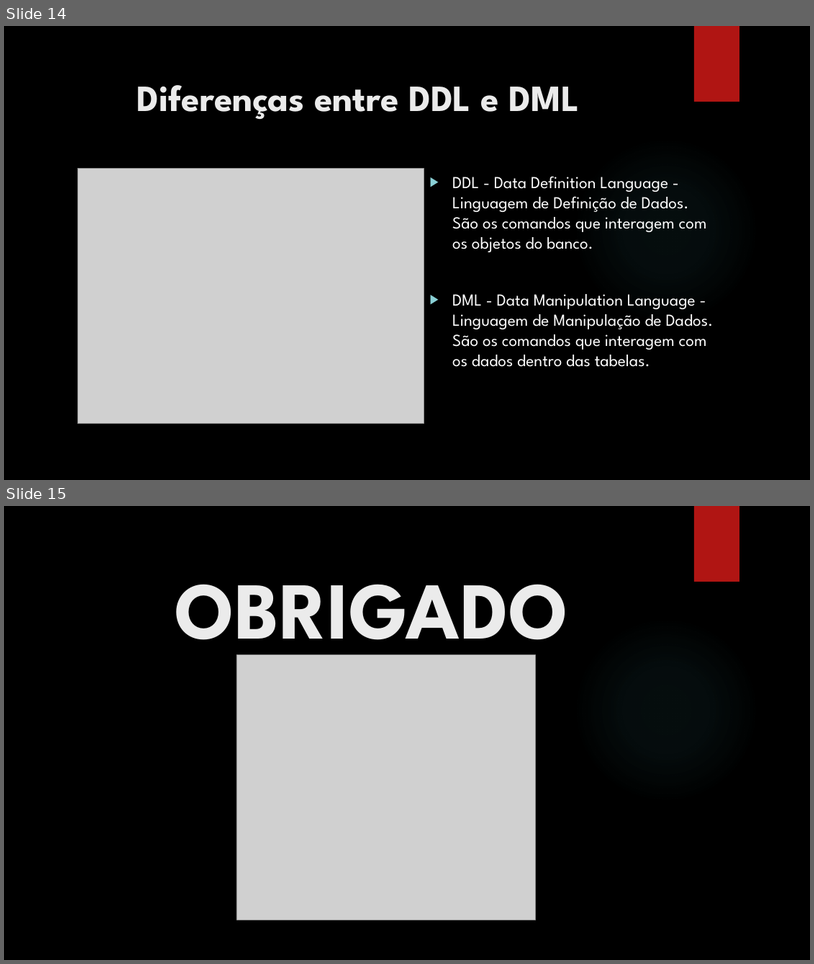
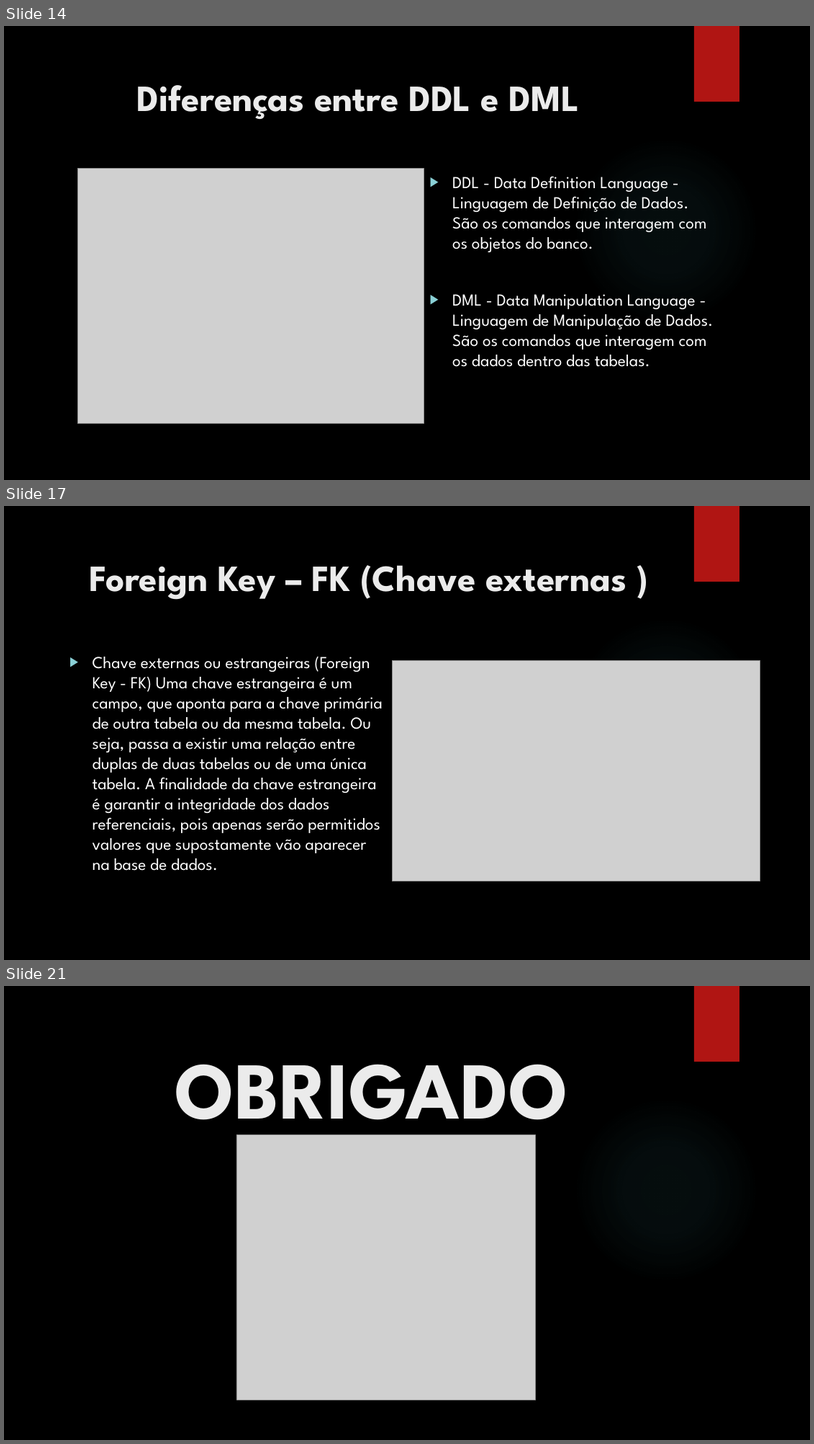
Before and after one commit to francielisabreu/BecaJava.-Aulajava02, a slide deck: SQL_aula1.pptx. Shown one above the other, each under a label of ours: slides 14 and 15 before the commit, slides 14, 17 and 21 after it; the slides between them are not shown. The pictures are 814x964 and 814x1444 pixels, drawn with LibreOffice and Linux fonts; fonts in the diff are those of the drawing; grey boxes stand for pictures; background and template pictures are left out. Boxes give left, top, right and bottom in pixels: in the first picture for what was removed or moved away, otherwise in the second. Text is boxed around its words. In the diff, an @@ line names an element or a change of style, - is before the commit and + after.

Commit message:
apresentação sobre relação de tabela atualizada - exer banco de dados

```diff
--- a/SQL_aula1.pptx
+++ b/SQL_aula1.pptx
@@ slide 17 added at [4,506,810,960], background picture (left out); not listed: 2 template elements that a slide beside it also shows @@
@@ title added at [89,565,627,600], 44 pt, text #EBEBEB, bold @@
+Foreign Key – FK (Chave externas )
@@ text added at [93,656,383,870], 20 pt, text #FFFFFF @@
+▶ Chave externas ou estrangeiras (Foreign Key - FK) Uma chave estrangeira é um campo, que aponta para a chave primária de outra tabela ou da mesma tabela. Ou seja, passa a existir uma relação entre duplas de duas tabelas ou de uma única tabela. A finalidade da chave estrangeira é garantir a integridade dos dados referenciais, pois apenas serão permitidos valores que supostamente vão aparecer na base de dados.
@@ picture added at [392,660,760,881] @@
@@ what was slide 15 is now slide 21 @@
```
Also in this commit, not shown: 5 other slides added.
